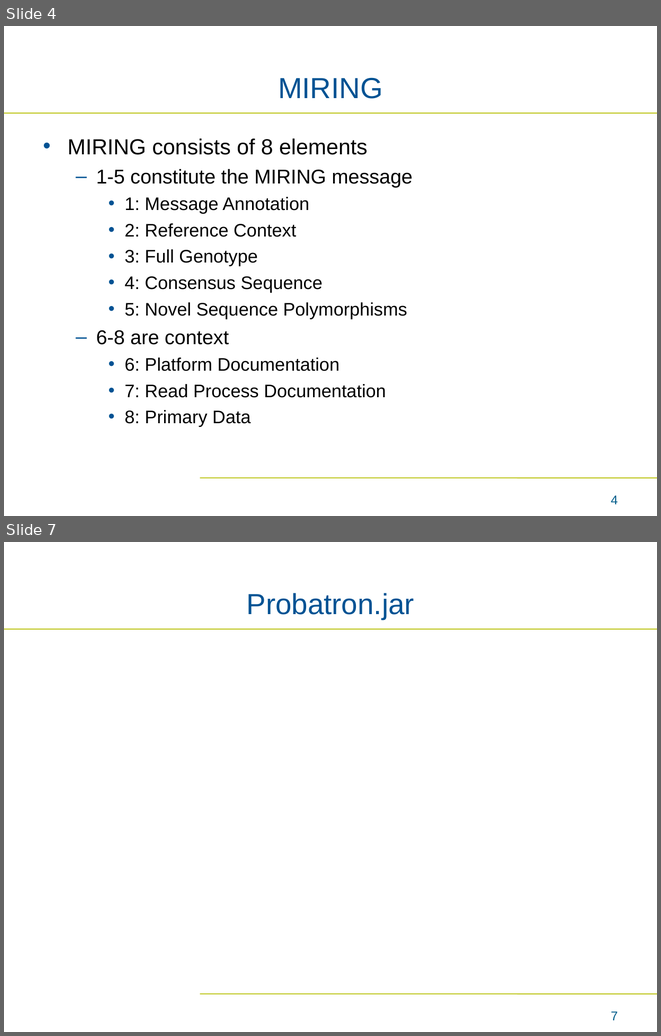
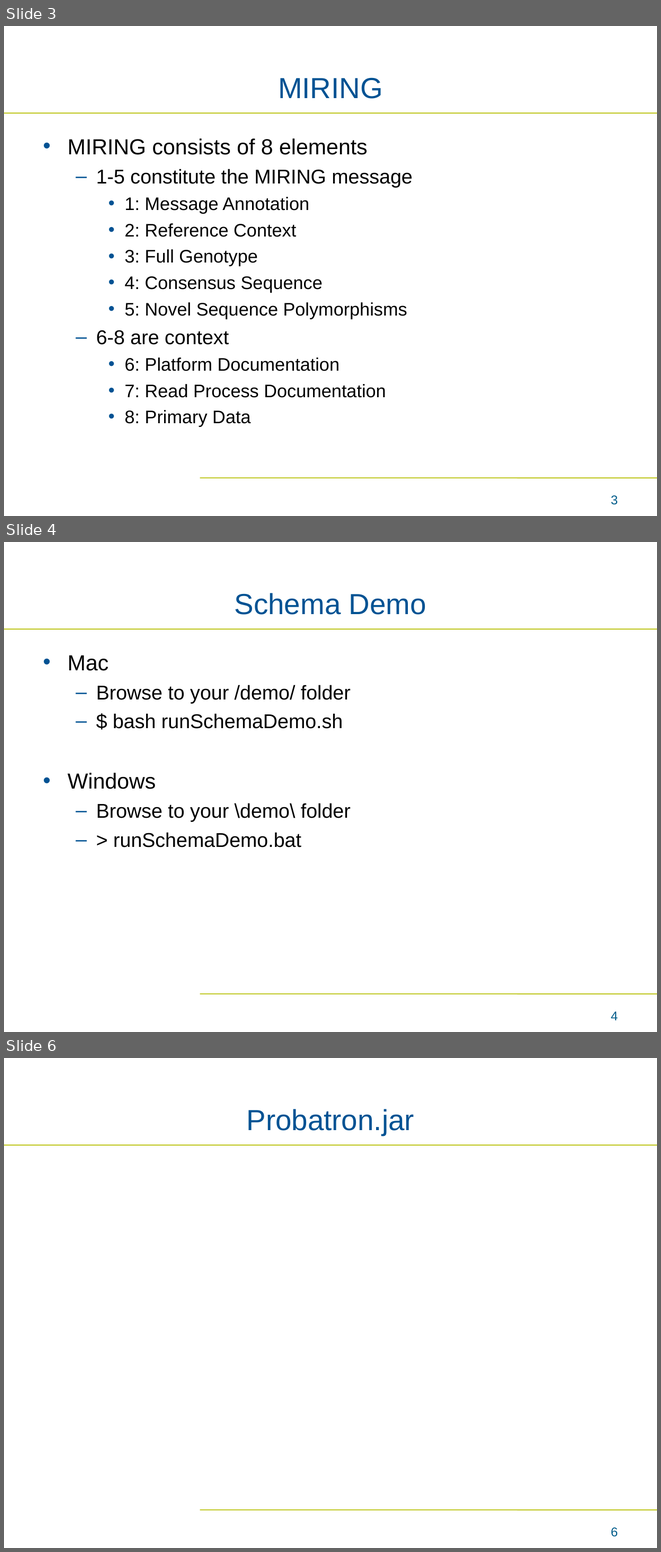
Before and after one commit to bmatern-nmdp/ValidationDemo, a slide deck: Interactive Demo.ppt. Shown one above the other, each under a label of ours: slides 4 and 7 before the commit, slides 3, 4 and 6 after it; the slides between them are not shown. The pictures are 661x1036 and 661x1552 pixels, drawn with LibreOffice and Linux fonts; fonts in the diff are those of the drawing; background and template pictures are left out. Boxes give left, top, right and bottom in pixels: in the first picture for what was removed or moved away, otherwise in the second. Text is boxed around its words. In the diff, an @@ line names an element or a change of style, - is before the commit and + after.

Commit message:
demo

```diff
--- a/Interactive Demo.ppt
+++ b/Interactive Demo.ppt
@@ slide 4 added at (4,542,657,1032), background #FFFFFF; not listed: 2 template elements that a slide beside it also shows @@
@@ title added at (235,593,426,615), 32 pt, text #005293 @@
+Schema Demo
@@ text added at (68,655,351,847), 22 pt, text #000000 @@
+• Mac
+  – Browse to your /demo/ folder
+  – $ bash runSchemaDemo.sh
+• Windows
+  – Browse to your \demo\ folder
+  – > runSchemaDemo.bat
@@ page number added at (611,1011,618,1020), 14 pt, text #005C8A @@
+4
@@ what was slide 4 is now slide 3 @@
@@ page number at (611,495,618,505): text changed @@
-4
+3
@@ what was slide 7 is now slide 6 @@
@@ page number at (611,1527,618,1537): text changed @@
-7
+6
```
Also in this commit, not shown: 1 slide changed, 3 other slides added, 3 slides removed, 1 other file.
